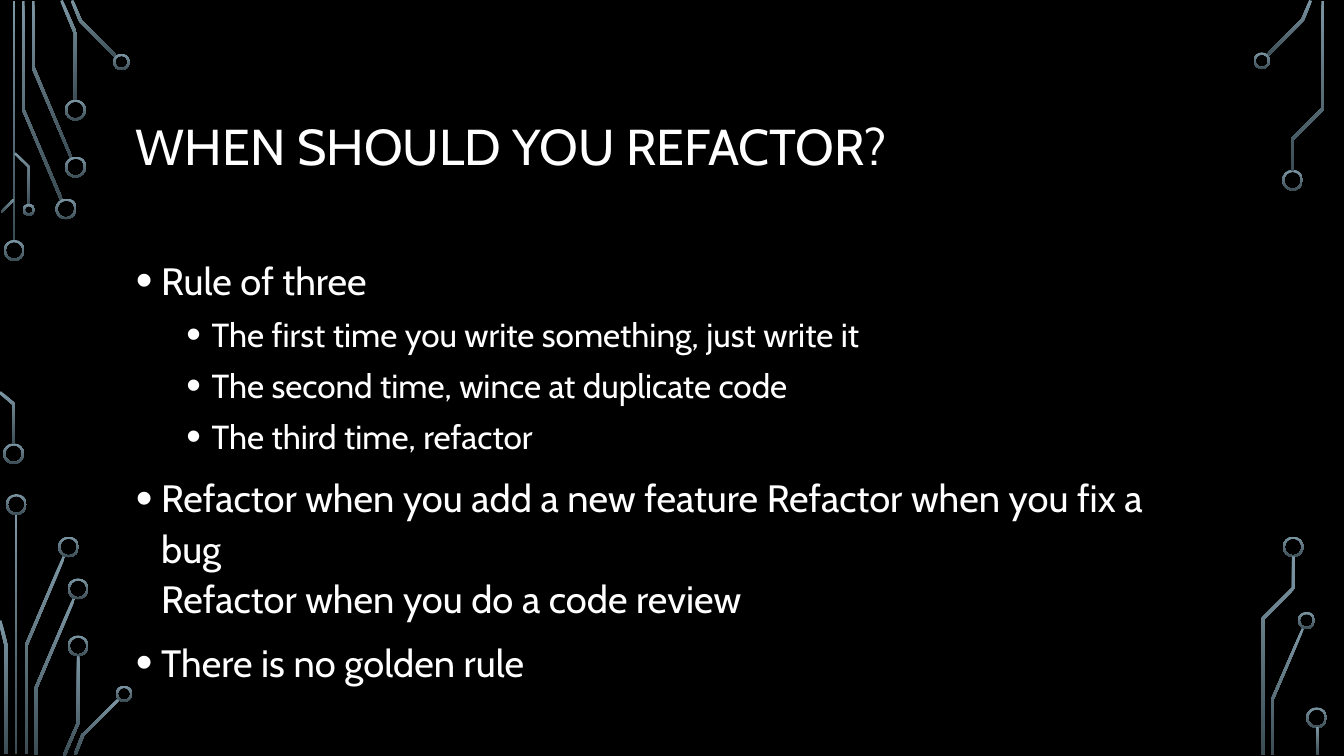
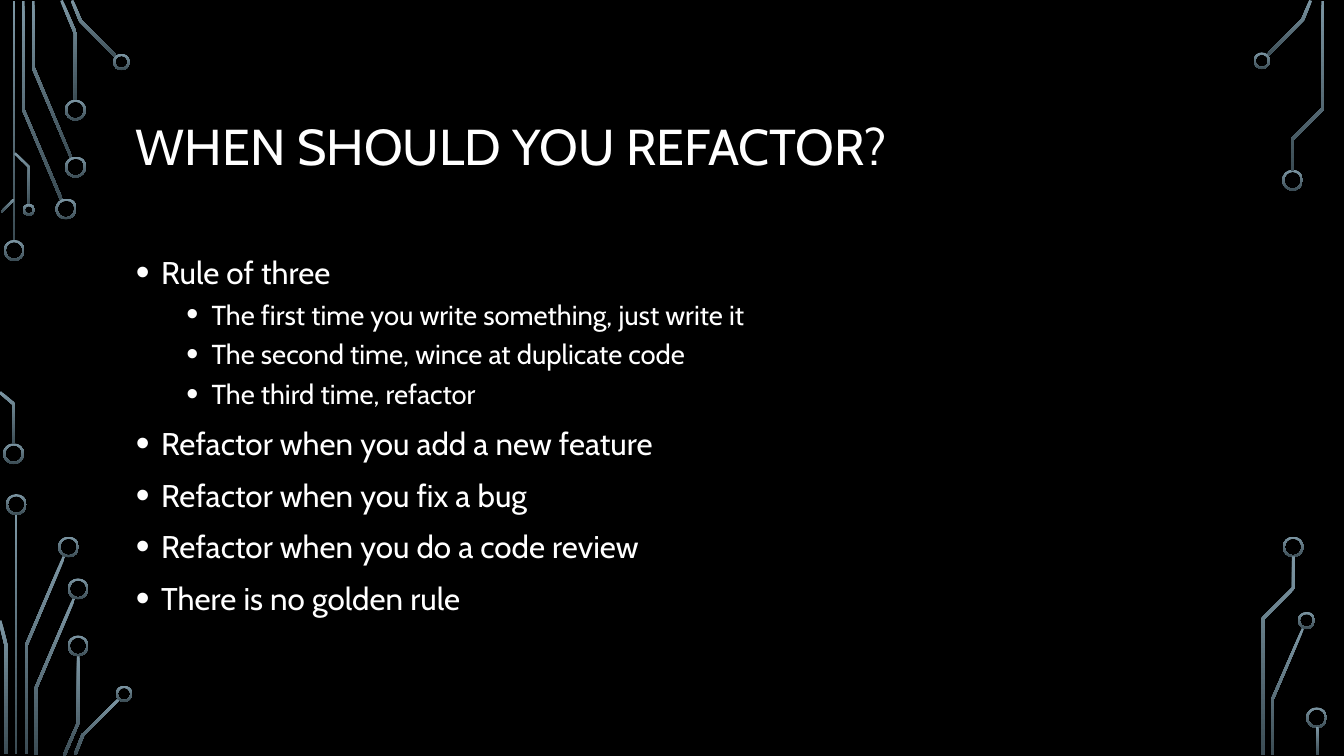
Before and after one commit to egges/mso, a slide deck: slide 20 of slides/601 - Refactoring.pptx. Drawn at 1344x756 pixels with LibreOffice and Linux fonts; fonts in the diff are those of the drawing; background and template pictures are left out. Boxes give left, top, right and bottom in pixels: in the first picture for what was removed or moved away, otherwise in the second. Text is boxed around its words. In the diff, an @@ line names an element or a change of style, - is before the commit and + after.

Commit message:
Minor update to refactoring slides.

```diff
--- a/slides/601 - Refactoring.pptx
+++ b/slides/601 - Refactoring.pptx
@@ text at (161,260,744,617): size 27.2 to 22.4 pt in "Rule of three", "There is no golden rule"; size 23.8 to 19.6 pt in "The first time you write something, just ...", "The second time, wince at duplicate code", "The third time, refactor"; line spacing 1.1 to 1 @@
@@ text at (161,431,653,566): text changed; size 27.2 to 22.4 pt @@
-• Refactor when you add a new feature Refactor when you fix a bug
-  Refactor when you do a code review
+• Refactor when you add a new feature
+• Refactor when you fix a bug
+• Refactor when you do a code review
```
Also in this commit, not shown: 2 other slides changed.
